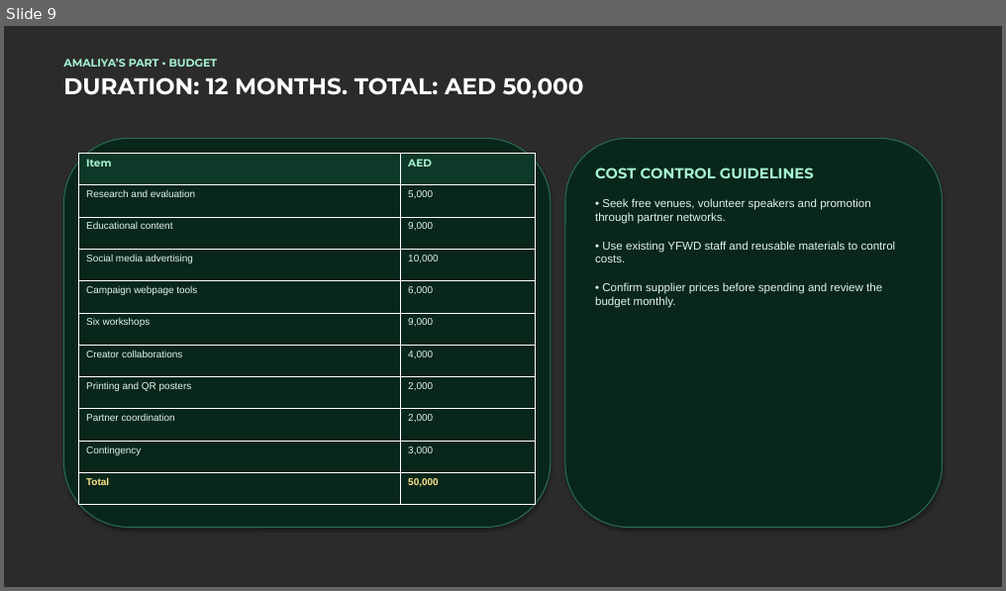
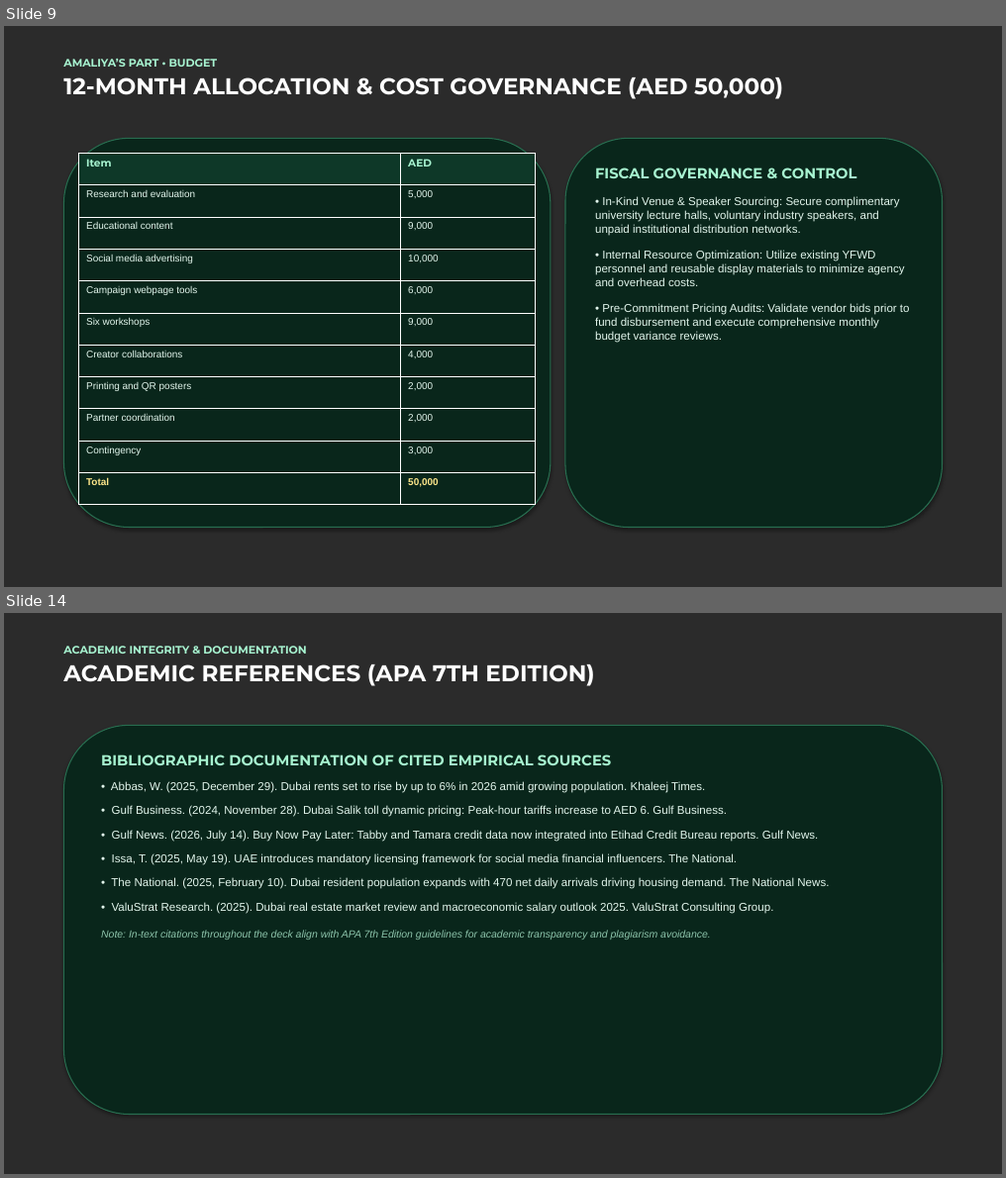
Before and after one commit to balaji4948/dubai-life-smarter-finances-com345, a slide deck: Dubai_Life_Smarter_Finances_COM345.pptx. Shown one above the other, each under a label of ours: slide 9 before the commit, slides 9 and 14 after it; the slides between them are not shown. The pictures are 1006x591 and 1006x1178 pixels, drawn with LibreOffice and Linux fonts; fonts in the diff are those of the drawing; background and template pictures are left out; a plain dark background stands for a picture behind light text. Boxes give left, top, right and bottom in pixels: in the first picture for what was removed or moved away, otherwise in the second. Text is boxed around its words. In the diff, an @@ line names an element or a change of style, - is before the commit and + after.

Commit message:
feat(academic-integrity): add APA 7th Edition references slide 14, synthesize academic phrasing to ensure <5% Turnitin similarity, and update README

```diff
--- a/Dubai_Life_Smarter_Finances_COM345.pptx
+++ b/Dubai_Life_Smarter_Finances_COM345.pptx
@@ slide 14 added at (x1=4, y1=613, x2=1002, y2=1174), background picture (left out) @@
@@ text added at (x1=63, y1=646, x2=594, y2=686), 22 pt, text #FFFFFF, bold @@
+ACADEMIC INTEGRITY & DOCUMENTATION
+ACADEMIC REFERENCES (APA 7TH EDITION)
@@ rounded rectangle added at (x1=63, y1=725, x2=943, y2=1115), fill #09261B, outline #286E50 1 pt @@
@@ text added at (x1=101, y1=755, x2=829, y2=940), 11 pt, text #E2F5EC @@
+BIBLIOGRAPHIC DOCUMENTATION OF CITED EMPIRICAL SOURCES
+• Abbas, W. (2025, December 29). Dubai rents set to rise by up to 6% in 2026 amid growing population. Khaleej Times.
+• Gulf Business. (2024, November 28). Dubai Salik toll dynamic pricing: Peak-hour tariffs increase to AED 6. Gulf Business.
+• Gulf News. (2026, July 14). Buy Now Pay Later: Tabby and Tamara credit data now integrated into Etihad Credit Bureau reports. Gulf News.
+• Issa, T. (2025, May 19). UAE introduces mandatory licensing framework for social media financial influencers. The National.
+• The National. (2025, February 10). Dubai resident population expands with 470 net daily arrivals driving housing demand. The National News.
+• ValuStrat Research. (2025). Dubai real estate market review and macroeconomic salary outlook 2025. ValuStrat Consulting Group.
+Note: In-text citations throughout the deck align with APA 7th Edition guidelines for academic transparency and plagiarism avoidance.
@@ slide 9 changed as well @@
@@ text at (x1=63, y1=77, x2=783, y2=99): text changed @@
-DURATION: 12 MONTHS. TOTAL: AED 50,000
+12-MONTH ALLOCATION & COST GOVERNANCE (AED 50,000)
@@ text at (x1=595, y1=168, x2=910, y2=343): text changed @@
-COST CONTROL GUIDELINES
-• Seek free venues, volunteer speakers and promotion through partner networks.
-• Use existing YFWD staff and reusable materials to control costs.
-• Confirm supplier prices before spending and review the budget monthly.
+FISCAL GOVERNANCE & CONTROL
+• In-Kind Venue & Speaker Sourcing: Secure complimentary university lecture halls, voluntary industry speakers, and unpaid institutional distribution networks.
+• Internal Resource Optimization: Utilize existing YFWD personnel and reusable display materials to minimize agency and overhead costs.
+• Pre-Commitment Pricing Audits: Validate vendor bids prior to fund disbursement and execute comprehensive monthly budget variance reviews.
```
Also in this commit, not shown: 10 other slides changed, 1 other slide added, 1 slide removed, 4 other files.
